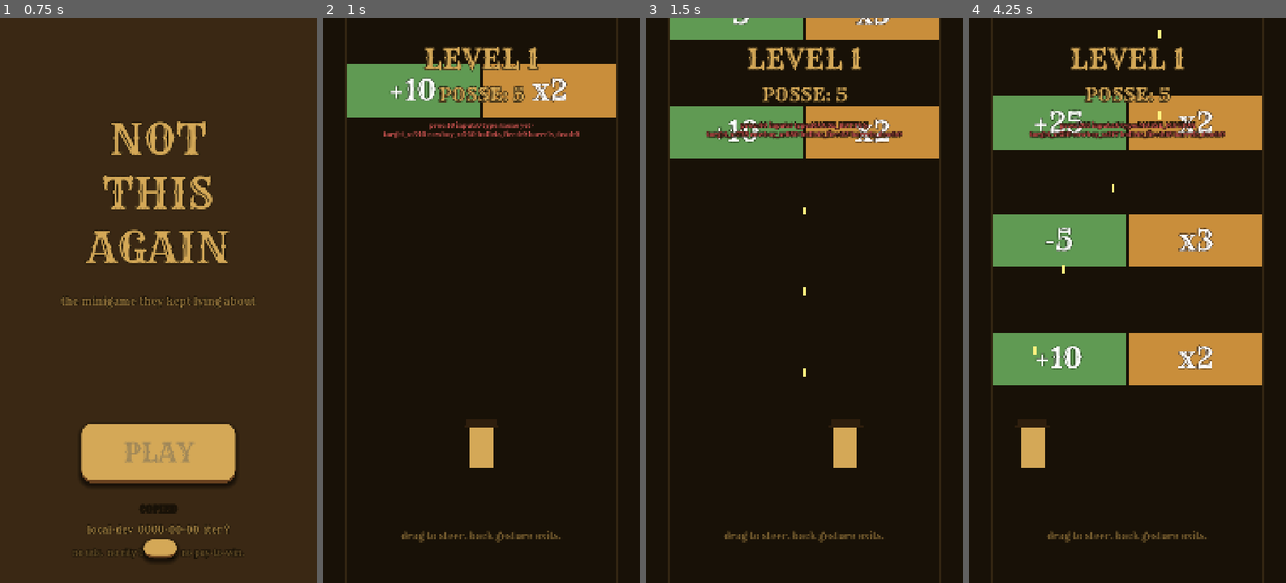
Above: before the commit, frames 1-4 (left to right).
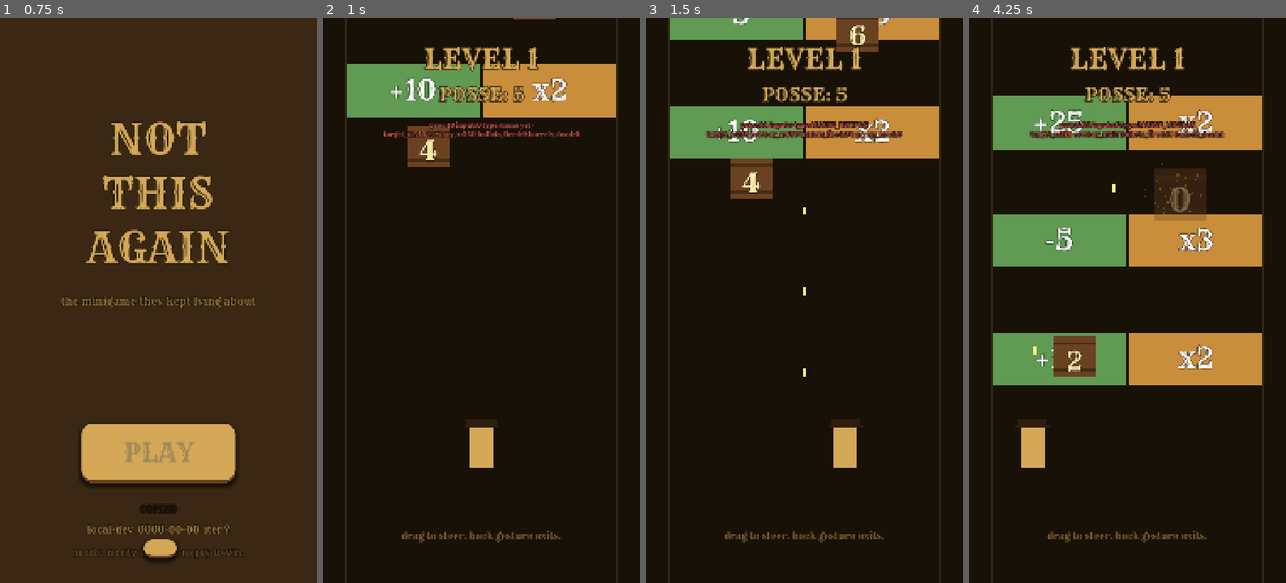
Above: after the commit, the same moments.

Repository: Joeputin100/Not_This_Again
Game: Godot game, scene res://scenes/main_menu.tscn
Same seed, same stepped clock (60 frames per second), same inputs: the game is played once before the commit and once after it.
Inputs (mouse positions are in pixels of both pictures, inside the frame that each line leads up to):
- Up to frame 1 (0.75 s): click "PLAY" at 0.5 s
- Up to frame 2 (1 s): no input
- Up to frame 3 (1.5 s): tap Enter at 1.25 s; move the mouse to (874, 272) at 1.27 s; hold Shift from 1.28 s (still down); click (874, 272) at 1.42 s
- Up to frame 4 (4.25 s): release Shift at 2 s; drag from (1064, 328) to (1111, 413) at 2.02 s; move the mouse to (1159, 176) at 2.77 s; tap Ctrl at 2.85 s; click (1159, 176) at 2.92 s; drag from (1111, 413) to (1032, 215) at 3.52 s

Frame 1 is identical in both runs. In frame 2, 0.9% of the frame differs, in the area x 26-74%, y 0-27%; in frame 3, 1.7%; in frame 4, 3.0%, in the area x 19-81%, y 2-64%.

Commit message:
iter 16 polish: move barrels into visible play window
Original Y positions (-900, -1200) at scroll_speed=220 meant barrels
arrived at 10.9s and 12.3s — but the win overlay covers the screen
at ~8s after Gate3 fires. User would never see the new barrels in
the level.

New positions (400, -100) arrive at:
  Barrel1: (1500-400)/220 = 5.0s — between Gate1 (4.6s) and Gate2 (6.0s)
  Barrel2: (1500-(-100))/220 = 7.3s — just before Gate3 (7.4s)

Both visible before win. Lanes alternated (left 360, right 720) so
the user has to steer between them while passing math gates. Should
make for a meaningful first-shooting playtest.

Diff:
--- a/godot/scenes/level.tscn
+++ b/godot/scenes/level.tscn
@@ -45,11 +45,11 @@
 right_value = 2
 
 [node name="Barrel1" parent="." instance=ExtResource("4_barrel")]
-position = Vector2(360, -900)
+position = Vector2(360, 400)
 max_hp = 4
 
 [node name="Barrel2" parent="." instance=ExtResource("4_barrel")]
-position = Vector2(720, -1200)
+position = Vector2(720, -100)
 max_hp = 6
 
 [node name="Camera" type="Camera2D" parent="."]
